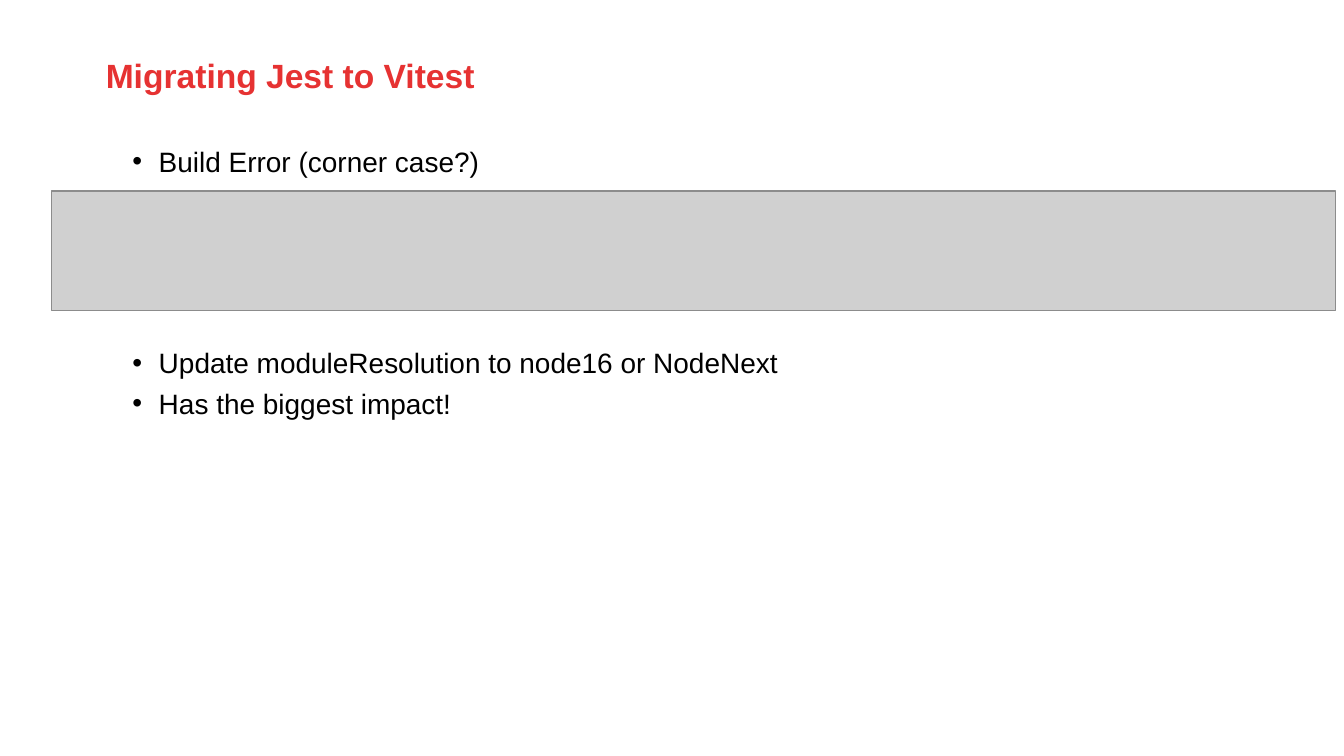
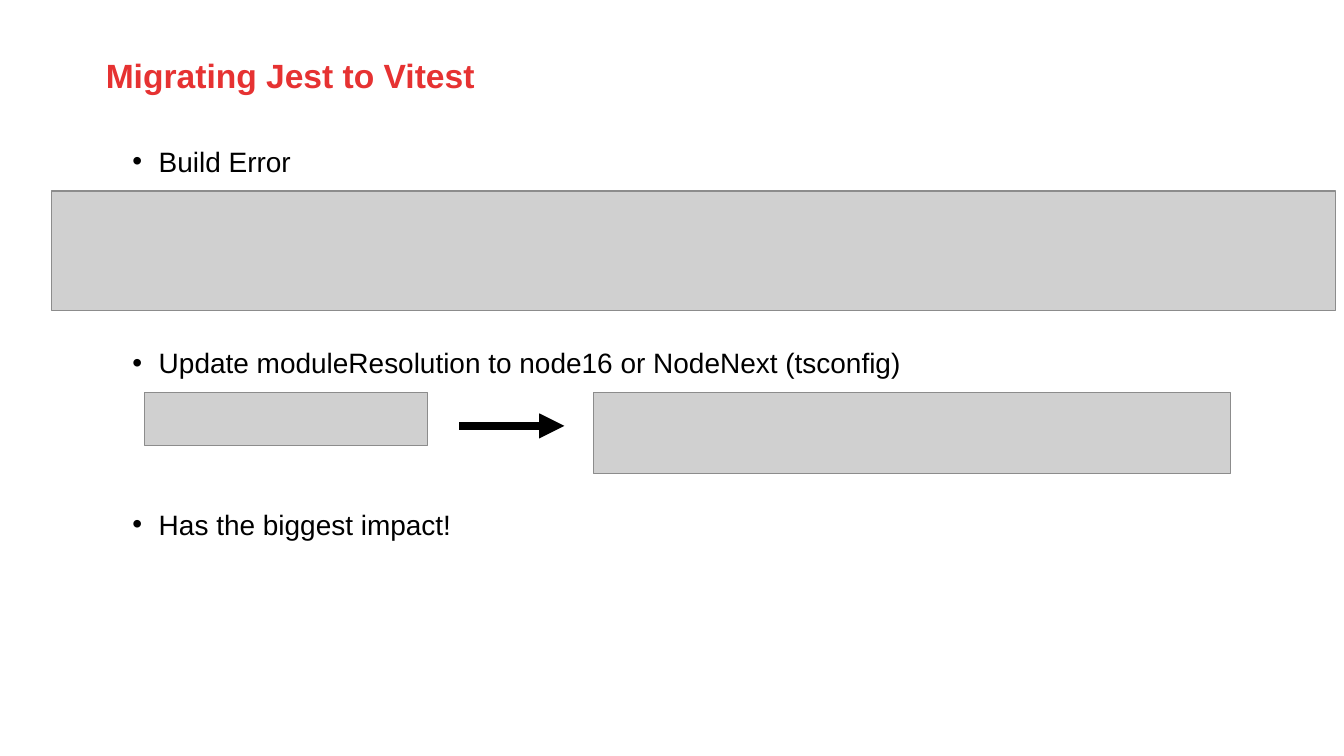
Before and after one commit to AMISConclusion/sig-typescript-unit-testing, a slide deck: slide 18 of typescript_unit_testing_with_vitest.pptx (slide 16 before the commit). Drawn at 1344x756 pixels with LibreOffice and Linux fonts; fonts in the diff are those of the drawing; grey boxes stand for pictures; background and template pictures are left out. Boxes give left, top, right and bottom in pixels: in the first picture for what was removed or moved away, otherwise in the second. Text is boxed around its words. In the diff, an @@ line names an element or a change of style, - is before the commit and + after.

```diff
--- a/typescript_unit_testing_with_vitest.pptx
+++ b/typescript_unit_testing_with_vitest.pptx
@@ text at box(159, 151, 900, 379): text changed @@
-  • Build Error (corner case?)
-  • Update moduleResolution to node16 or NodeNext
+  • Build Error
+  • Update moduleResolution to node16 or NodeNext (tsconfig)
@@ picture added at box(145, 392, 427, 446) @@
@@ picture added at box(594, 392, 1231, 473) @@
@@ arrow added from (460, 426) to (564, 426), #000000 4.5 pt @@
```
Also in this commit, not shown: 1 other slide changed.
